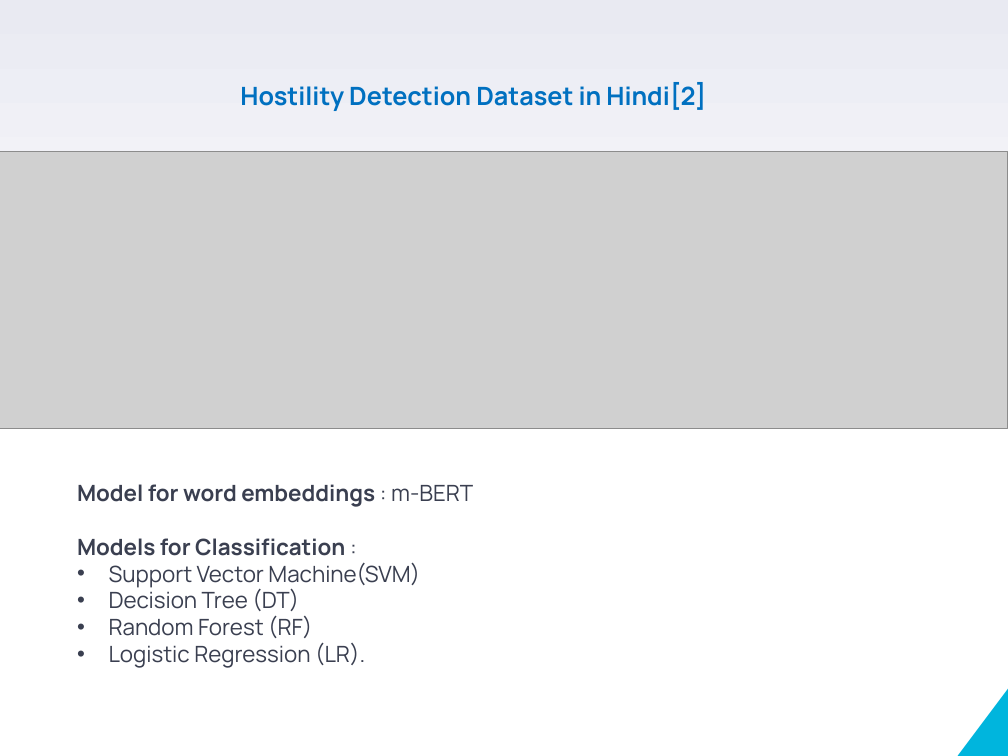
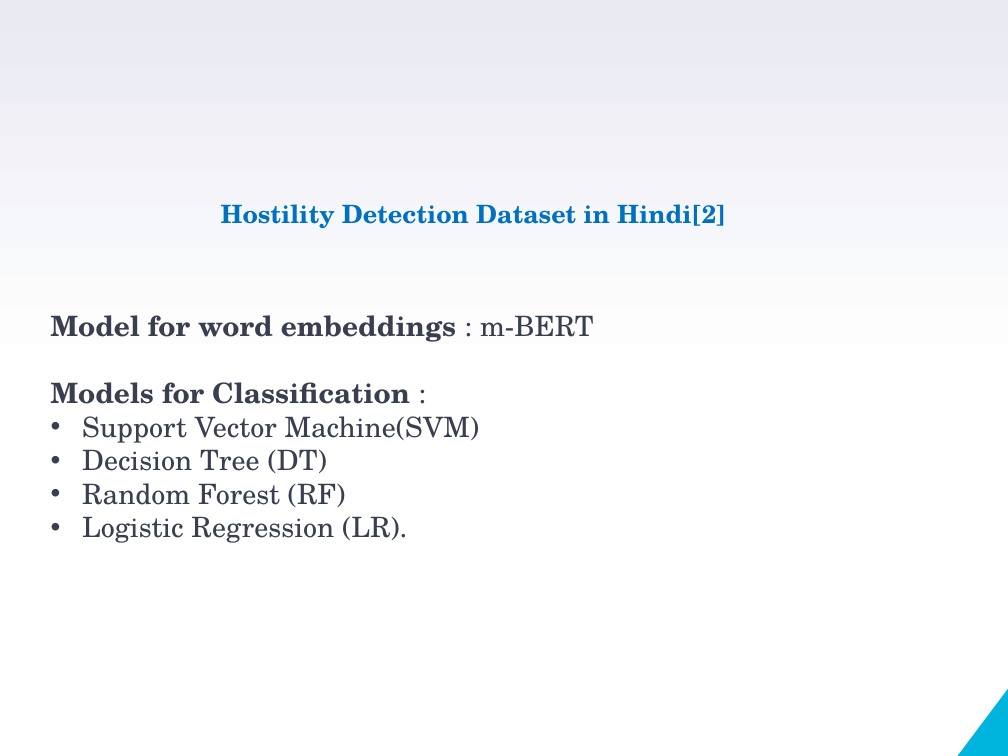
Before and after one commit to VarunBohara/Mini-Project-Documents, a slide deck: slide 7 of Review2_ppt.pptm (slide 6 before the commit). Drawn at 1008x756 pixels with LibreOffice and Linux fonts; fonts in the diff are those of the drawing; grey boxes stand for pictures. Boxes give left, top, right and bottom in pixels: in the first picture for what was removed or moved away, otherwise in the second. Text is boxed around its words. In the diff, an @@ line names an element or a change of style, - is before the commit and + after.

```diff
--- a/Review2_ppt.pptm
+++ b/Review2_ppt.pptm
@@ picture removed at [0,151,1008,428] @@
@@ text "Hostility Detection Dataset in Hindi[2]": place and size @@
-text "Hostility Detection Dataset in Hindi[2]" at [240,82,706,111]
+text "Hostility Detection Dataset in Hindi[2]" at [221,204,726,228]
@@ text "Hostility Detection Dataset in Hindi[2]" at [221,204,726,228]: font Manrope to TeX Gyre Schola @@
@@ text "Model for word embeddings : ...": place and size @@
-text "Model for word embeddings : ..." at [77,484,473,668]
+text "Model for word embeddings : ..." at [51,315,593,543]
@@ text "Model for word embeddings : ..." at [51,315,593,543]: size 16 to 20 pt, font Manrope to TeX Gyre Schola @@
```
Also in this commit, not shown: 6 other slides changed, 3 slides added, 4 slides removed.
